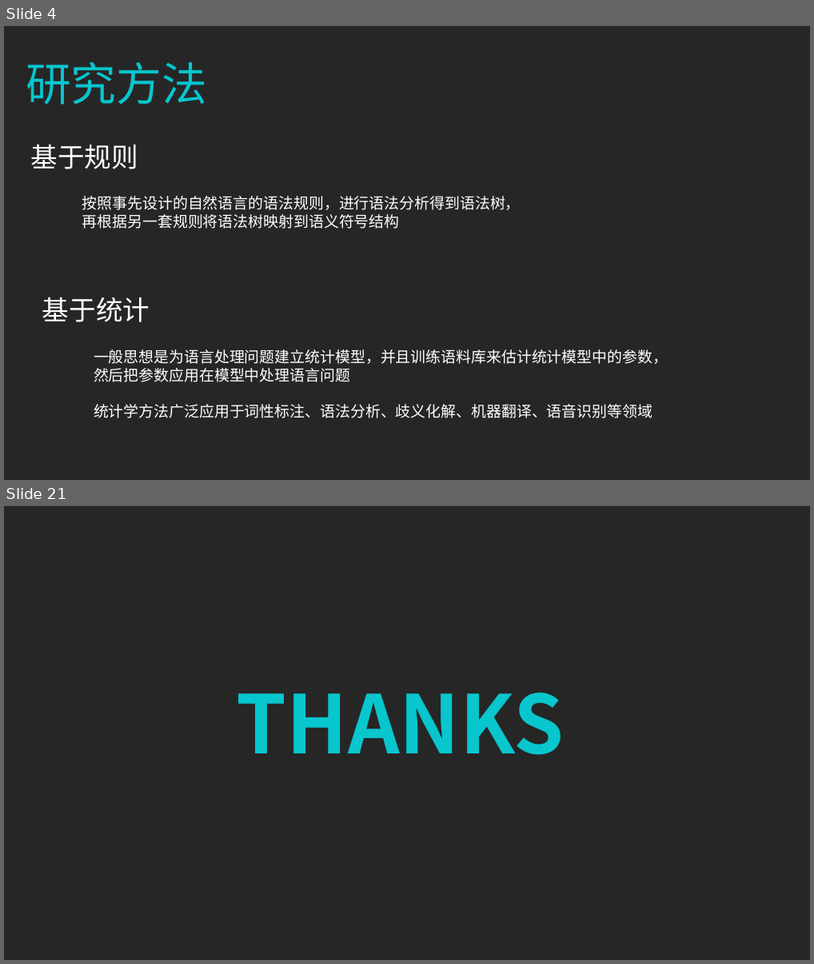
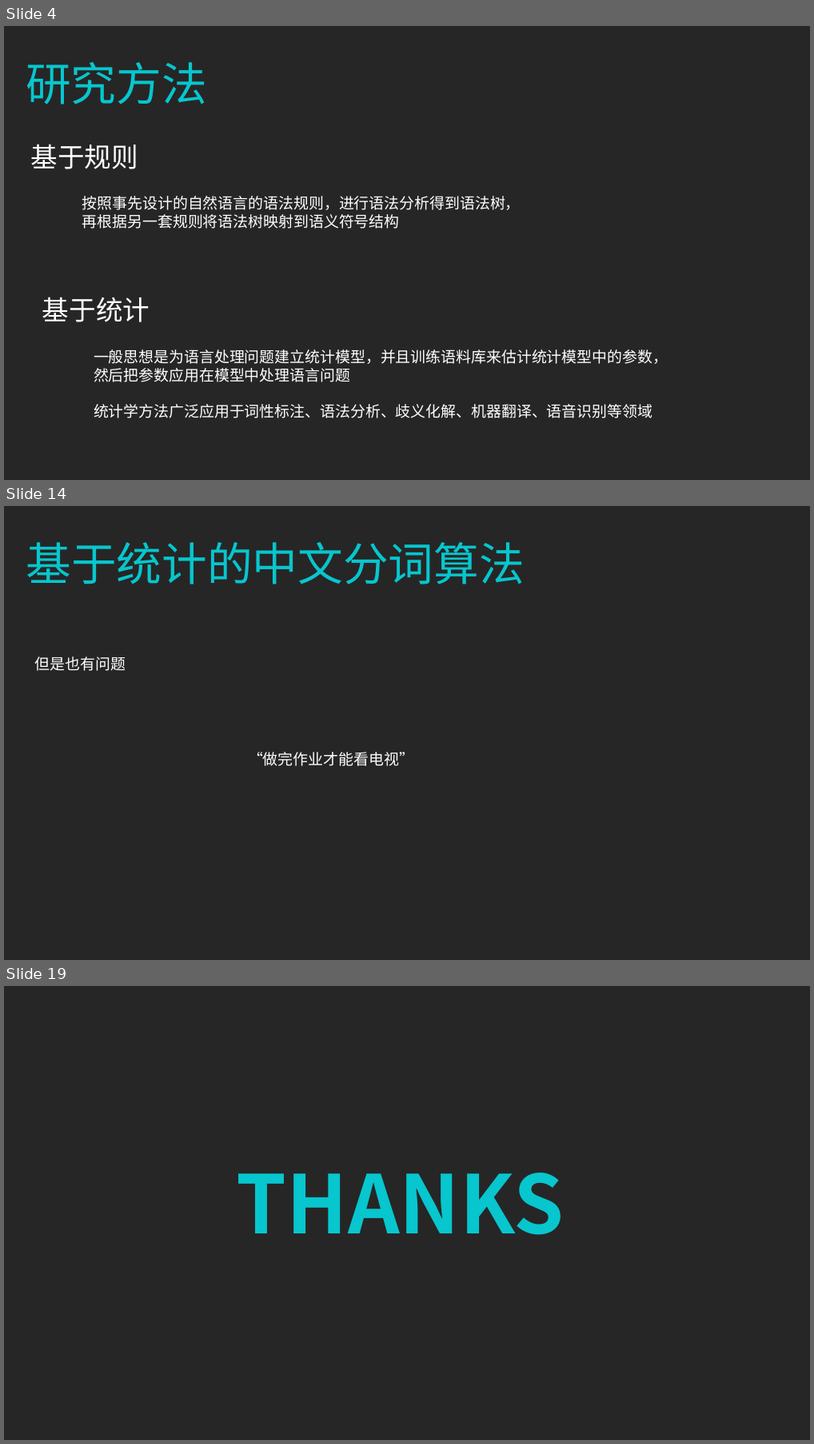
Before and after one commit to zhazhaxia/koa-project, a slide deck: routers/nlp/NLP分词.ppt. Shown one above the other, each under a label of ours: slides 4 and 21 before the commit, slides 4, 14 and 19 after it; the slides between them are not shown. The pictures are 814x964 and 814x1444 pixels, drawn with LibreOffice and Linux fonts; fonts in the diff are those of the drawing. Boxes give left, top, right and bottom in pixels: in the first picture for what was removed or moved away, otherwise in the second. Text is boxed around its words. In the diff, an @@ line names an element or a change of style, - is before the commit and + after.

```diff
--- a/routers/nlp/NLP分词.ppt
+++ b/routers/nlp/NLP分词.ppt
@@ slide 14 added at bbox=[4, 506, 810, 960], background #262626 @@
@@ text added at bbox=[26, 542, 525, 584], 54 pt, text #07C6CE @@
+基于统计的中文分词算法
@@ text added at bbox=[35, 656, 126, 671], 18 pt, text #FFFFFF @@
+但是也有问题
@@ text added at bbox=[248, 752, 414, 766], 18 pt, text #FFFEFE @@
+“做完作业才能看电视”
@@ what was slide 21 is now slide 19 @@
```
Also in this commit, not shown: 13 other slides added, 16 slides removed, 1 other file.
